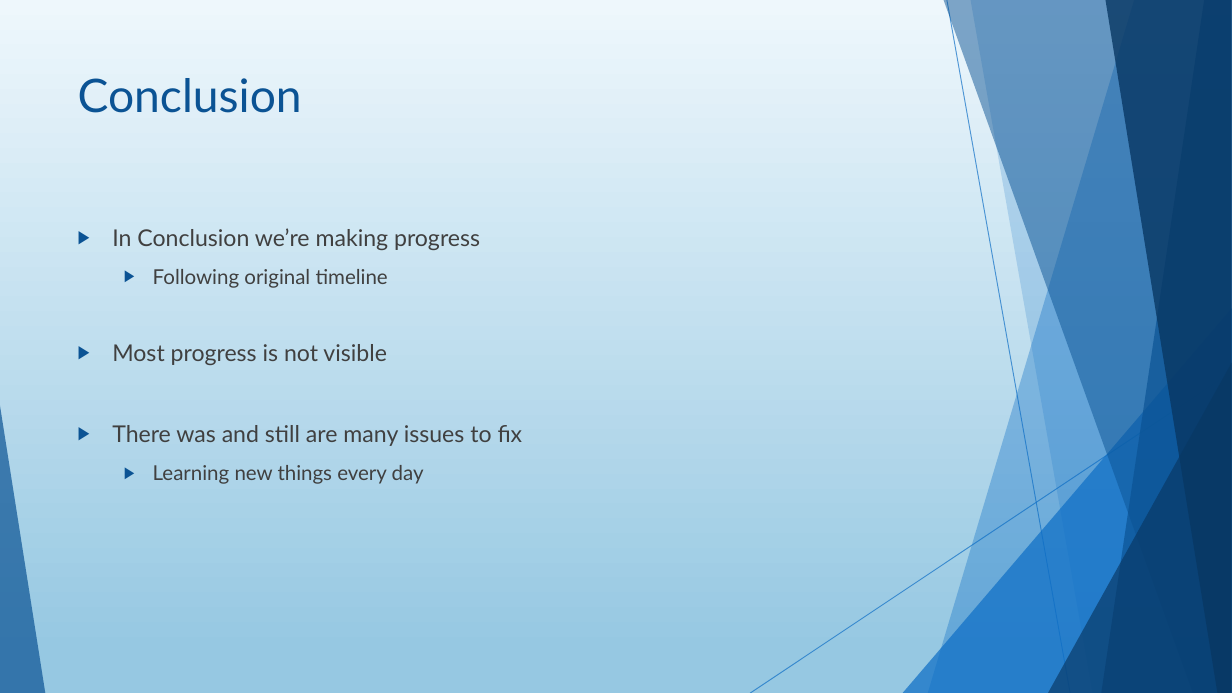
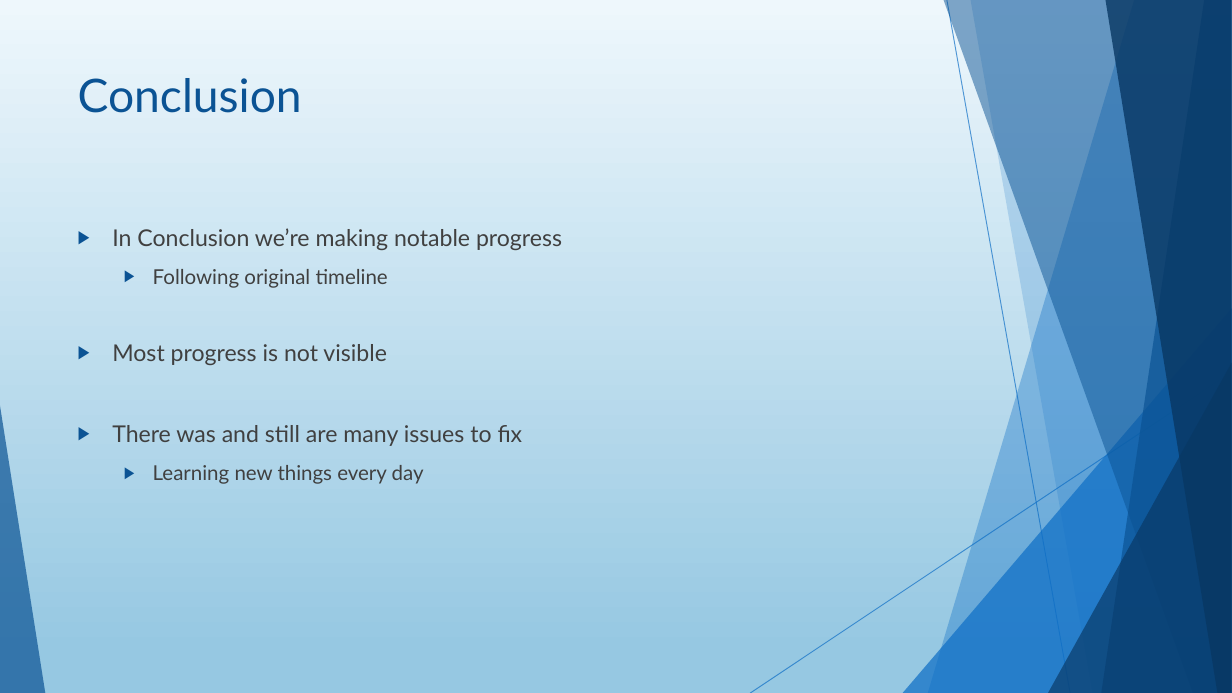
Before and after one commit to Harrison-Palmer/Typing-Tutor, a slide deck: slide 8 of TypingTutorPowerPoint.pptx. Drawn at 1232x693 pixels with LibreOffice and Linux fonts; fonts in the diff are those of the drawing. Boxes give left, top, right and bottom in pixels: in the first picture for what was removed or moved away, otherwise in the second. Text is boxed around its words. In the diff, an @@ line names an element or a change of style, - is before the commit and + after.

```diff
--- a/TypingTutorPowerPoint.pptx
+++ b/TypingTutorPowerPoint.pptx
@@ text at box(112, 228, 562, 250): text changed @@
-▶ In Conclusion we’re making progress
+▶ In Conclusion we’re making notable progress
```
Also in this commit, not shown: 3 other slides changed, 26 other files.
